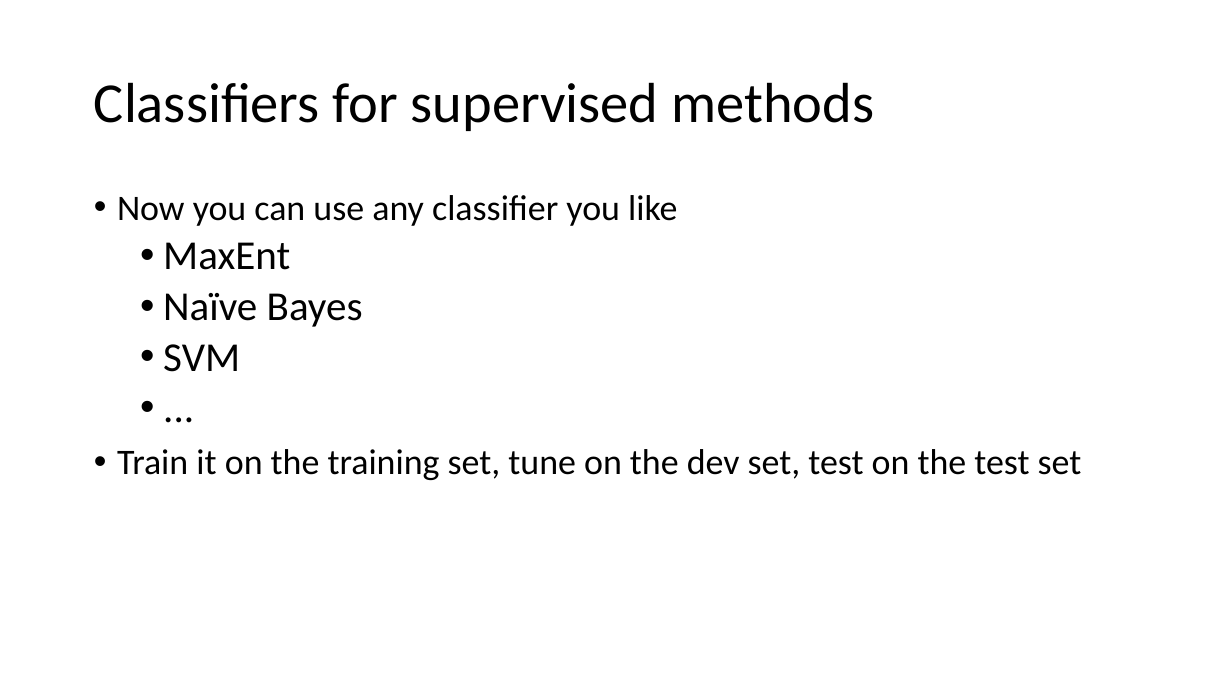
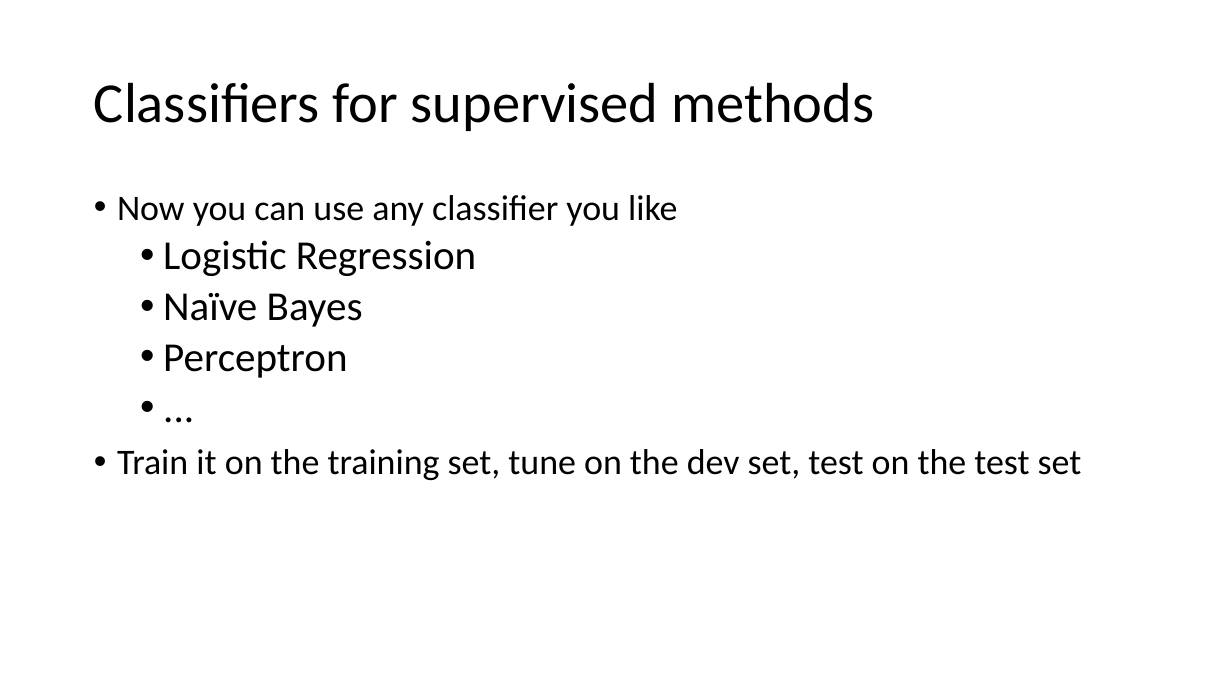
Before and after one commit to aritter/aritter.github.io, a slide deck: slide 36 of courses/5525_slides/relation_extraction.pptx (slide 35 before the commit). Drawn at 1232x693 pixels with LibreOffice and Linux fonts; fonts in the diff are those of the drawing. Boxes give left, top, right and bottom in pixels: in the first picture for what was removed or moved away, otherwise in the second. Text is boxed around its words. In the diff, an @@ line names an element or a change of style, - is before the commit and + after.

```diff
--- a/courses/5525_slides/relation_extraction.pptx
+++ b/courses/5525_slides/relation_extraction.pptx
@@ text at <box>163,240,476,276</box>: text changed @@
-  • MaxEnt
+  • Logistic Regression
@@ text at <box>163,344,347,378</box>: text changed @@
-  • SVM
+  • Perceptron
```
Also in this commit, not shown: 2 other slides changed, 2 slides added, 3 other files.
